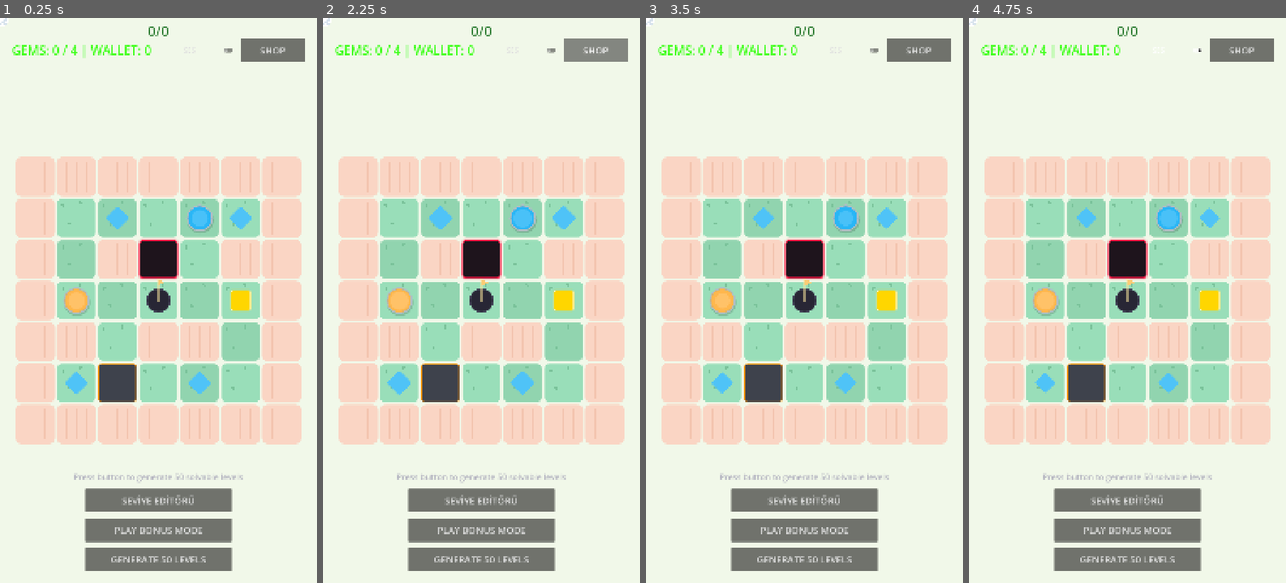
Above: before the commit, frames 1-4 (left to right).
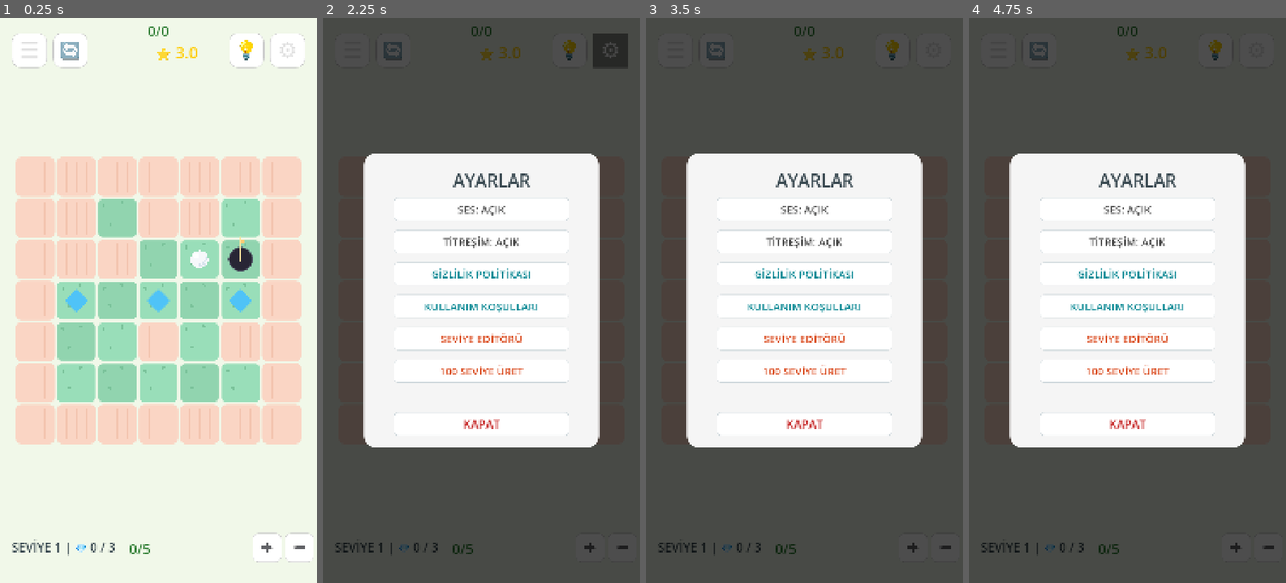
Above: after the commit, the same moments.

Repository: gkesebir/slidegolf
Game: Godot game, scene res://scenes/Main.tscn
The game is run twice, just before and just after one commit, with the same random seed, the same clock (stepped at 60 frames per second) and the same inputs.
Inputs (mouse positions are in pixels of both pictures, inside the frame that each line leads up to):
- Up to frame 1 (0.25 s): no input
- Up to frame 2 (2.25 s): click (481, 532) at 0.5 s, where only the run before the commit has a clickable "PLAY BONUS MODE"; click (481, 532) at 1.25 s, where only the run before the commit has a clickable "PLAY BONUS MODE"; click (595, 51) at 2 s, where only the run before the commit has a clickable "SHOP"
- Up to frame 3 (3.5 s): click (674, 51) at 2.75 s, where only the run after the commit has a clickable "☰"
- Up to frame 4 (4.75 s): click (1178, 51) at 3.5 s, where only the run before the commit has a clickable "SES"; click (1038, 51) at 4.25 s, where only the run after the commit has a clickable "🔄"

The runs differ from the first frame. In frame 1, 18% of the frame differs, in the area x 0-99%, y 0-98%; in frame 2, 95%; in frame 3, 95%, in the area x 0-100%, y 0-100%; in frame 4, 95%.
Error before the commit: Parse Error: Identifier "AD_COOLDOWN_SEC" not declared in the current scope. (res://scripts/GameManager.gd:539)

Commit message:
fix: parser error in GameManager ad cooldown logic

Diff:
--- a/scripts/GameManager.gd
+++ b/scripts/GameManager.gd
@@ -536,10 +536,14 @@
 	var current_time = Time.get_ticks_msec()
 	var time_diff_sec = (current_time - last_ad_time_msec) / 1000.0
 
-	if time_diff_sec >= AD_COOLDOWN_SEC:
+	if time_diff_sec >= 120.0 or levels_cleared_since_ad >= 3:
 		last_ad_time_msec = current_time
+		levels_cleared_since_ad = 0
 		var ad_screen = get_node_or_null("../UI/AdScreen")
-		show_victory_screen()
+		if ad_screen and ad_screen.has_method("start_ad_timer"):
+			ad_screen.start_ad_timer(callback)
+			return true
+	return false
 
 func _on_restart_button_pressed():
 	if level_cleared:
